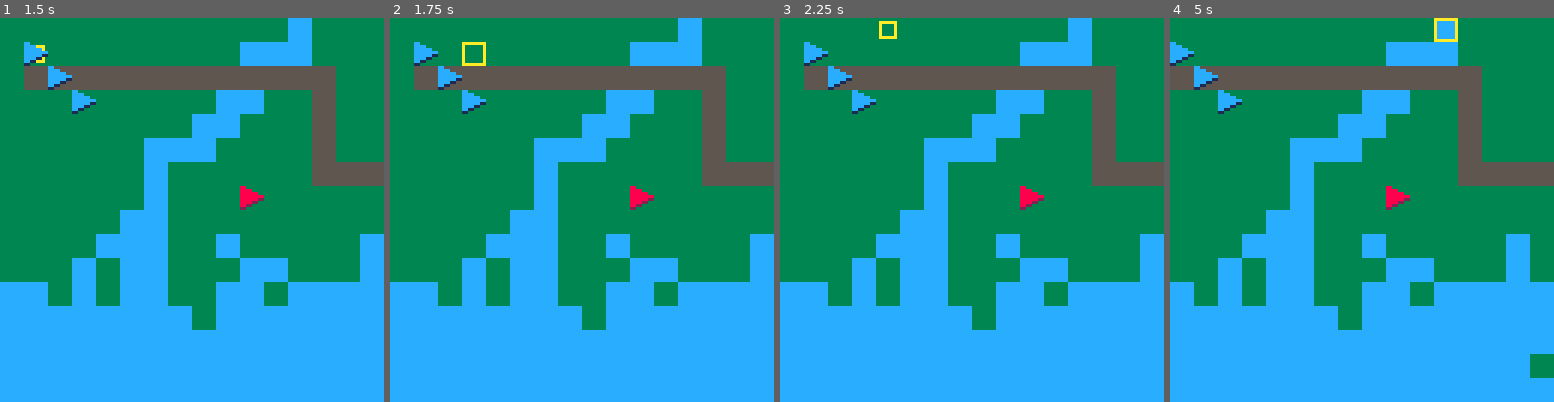
Above: before the commit, frames 1-4 (left to right).
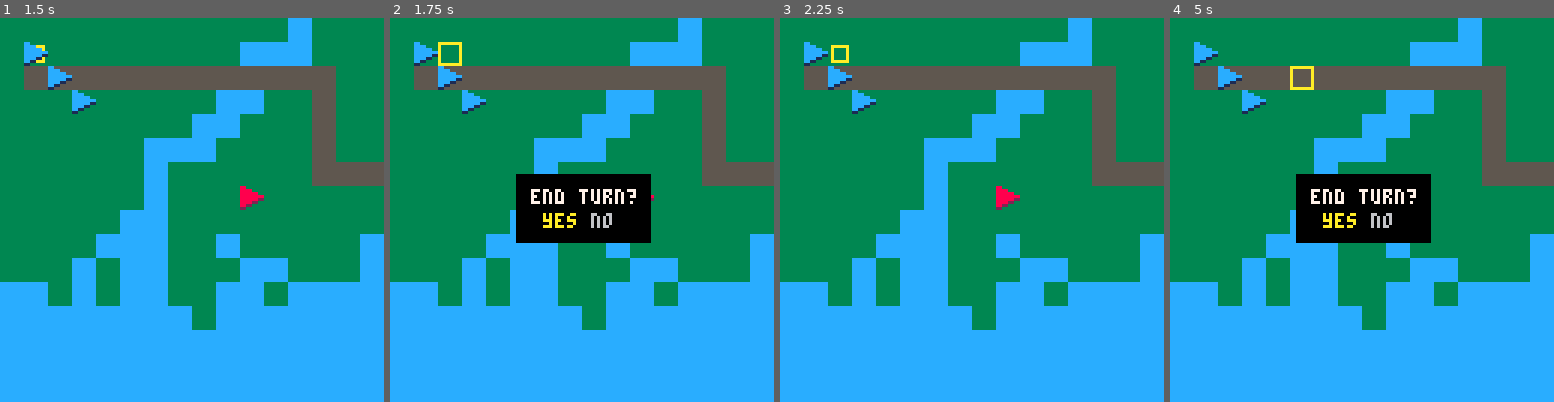
Above: after the commit, the same moments.

Repository: chrisallenlane/balance-of-power
Game: PICO-8 cartridge balance-of-power.p8
Two runs of this game, one before a commit and one after it. Both use one fixed random seed, a clock stepped at 60 frames per second and the inputs below.
Inputs:
- Up to frame 1 (1.5 s): tap X (X key) at 0.33, 1.07 s; tap O (Z key) at 0.7 s
- Up to frame 2 (1.75 s): hold Right from 1.6 s (still down); tap O (Z key) at 1.7 s
- Up to frame 3 (2.25 s): tap X (X key) at 1.85 s; release Right at 2.1 s; tap O (Z key) at 2.1 s; hold Up from 2.15 s (still down)
- Up to frame 4 (5 s): release Up at 2.42 s; hold Right 2.47-3.03 s; tap O (Z key) every 0.4 s from 2.5 to 4.9 s; tap X (X key) at 2.97, 4.08 s; hold Left 3.08-3.58 s; hold Down 3.63-3.97 s; hold Right 4.02-4.68 s; hold Up from 4.73 s (still down)

Frame 1 is identical in both runs. In frame 2, 6.7% of the frame differs, in the area x 12-68%, y 6-59%; in frame 3, 0.7%; in frame 4, 26%, in the area x 0-100%, y 0-94%.

Commit message:
refactor(Cursor,Radius,Turn): improve controls
Improve the ergonomics of the "end turn" menu controls.

Diff:
--- a/src/cursor.lua
+++ b/src/cursor.lua
@@ -10,7 +10,7 @@
     cell = {x = 0, y = 0},
 
     -- selected unit
-    sel = false,
+    sel = nil,
 
     -- record the position of the cursor when each player's turn ends
     -- TODO: move into Player?
@@ -84,8 +84,6 @@
 
                 -- end the player's turn if the unit is exhausted
                 if self.sel:exhausted() then
-                    self.sel = false
-                    Radius:clear()
                     Turn:turn_end()
                     -- otherwise, show the movement radius
                 else
@@ -112,30 +110,30 @@
 
                 -- end the player's turn if the unit is exhausted
                 if self.sel:exhausted() then
-                    self.sel = false
-                    Radius:clear()
                     Turn:turn_end()
                     -- otherwise, show the attack radius
                 else
                     Radius:update(self.sel, Map.current, Turn.player)
                 end
-
-                -- show "turn end" menu
-            elseif not self:selected() then
-                MenuTurnEnd.sel = 1
-                MenuTurnEnd.vis = true
             end
         end
     end
 
     -- "Z"
-    -- hide radii
     if BtnZ:once() then
-        -- unselect the unit if it is ours
-        if self:selected() then self.sel = false end
-        Radius:clear()
+        -- hide radii
+        if Radius:visible() then
+            -- unselect the unit if it is ours
+            if self:selected() then self.sel = false end
+            Radius:clear()
+            -- show "turn end" menu
+        else
+            MenuTurnEnd.sel = 1
+            MenuTurnEnd.vis = true
+        end
     end
 
+    -- draw an AStar trail showing the unit movement path
     if self:selected() and Radius:contains('mov', self.cell.x, self.cell.y) then
         self.path = self.astar:search(
                         Cell:new(self.sel.cell.x, self.sel.cell.y,
--- a/src/radius.lua
+++ b/src/radius.lua
@@ -108,3 +108,8 @@
         end
     end
 end
+
+-- return true if a radius is visible
+function Radius:visible()
+    return #self.cells.atk > 0 or #self.cells.mov > 0
+end
--- a/src/turn.lua
+++ b/src/turn.lua
@@ -5,6 +5,9 @@
 function Turn:turn_end()
     -- unselect the unit
     Cursor.sel = nil
+
+    -- hide radii
+    Radius:clear()
 
     -- record the current player's cursor position
     Cursor.last[self.player] = {x = Cursor.cell.x, y = Cursor.cell.y}
Not shown, changed: TODO
